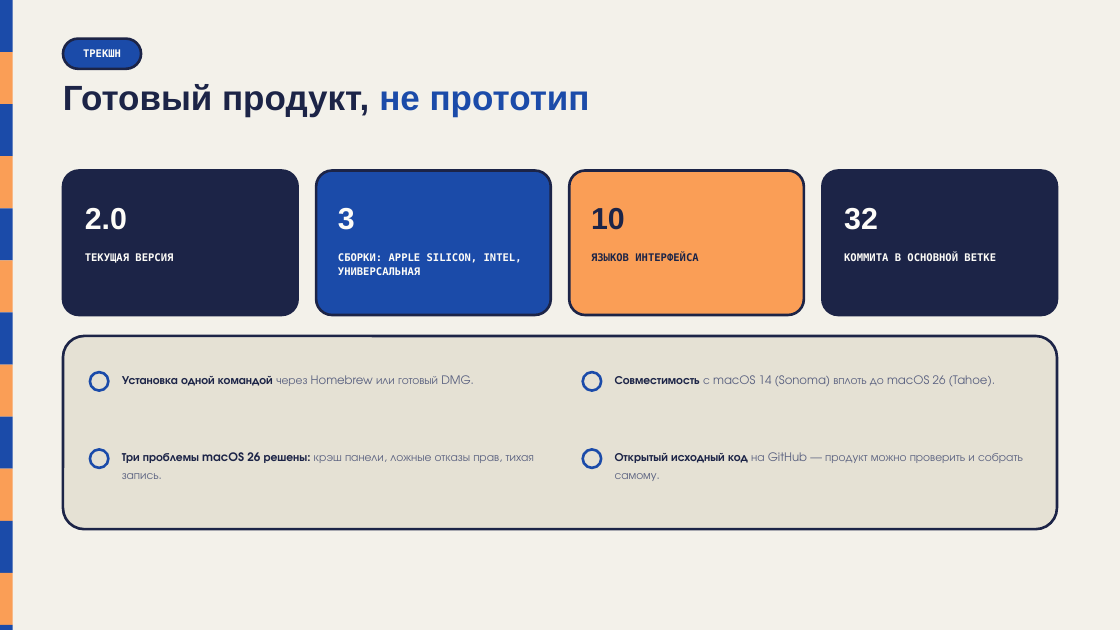
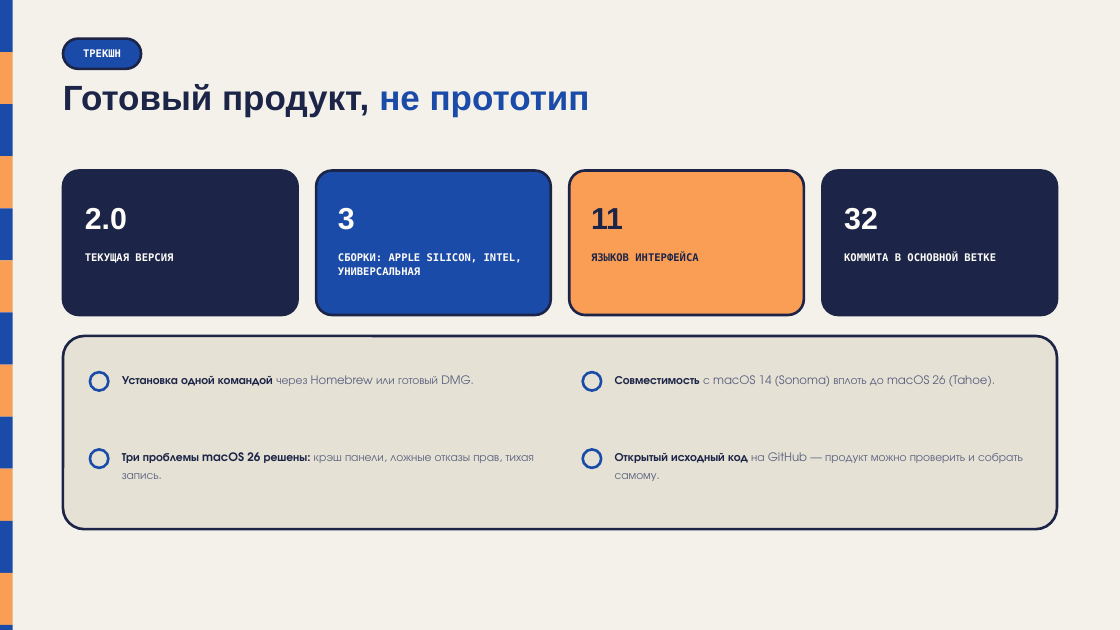
Before and after one commit to dandysuper/whisperfly-pitch, a slide deck: slide 10 of WhisperFly-Pitch-RU.pptx. Drawn at 1120x630 pixels with LibreOffice and Linux fonts; fonts in the diff are those of the drawing. Boxes give left, top, right and bottom in pixels: in the first picture for what was removed or moved away, otherwise in the second. Text is boxed around its words. In the diff, an @@ line names an element or a change of style, - is before the commit and + after.

```diff
--- a/WhisperFly-Pitch-RU.pptx
+++ b/WhisperFly-Pitch-RU.pptx
@@ text at (591, 208, 623, 229): text changed @@
-10
+11
```
Also in this commit, not shown: 4 other slides changed, 3 other files.
